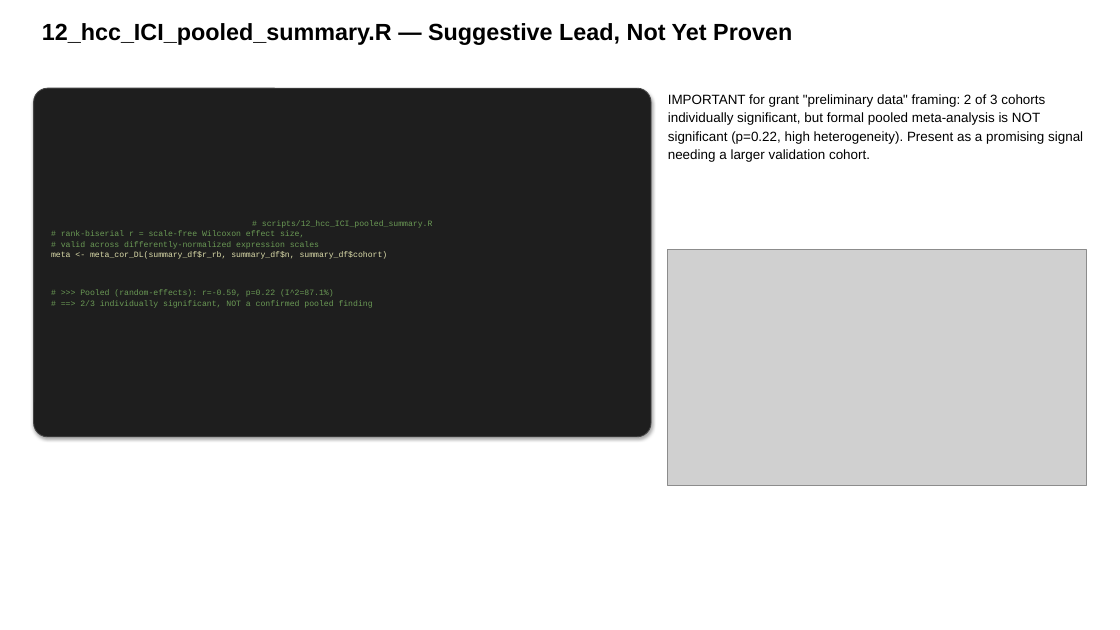
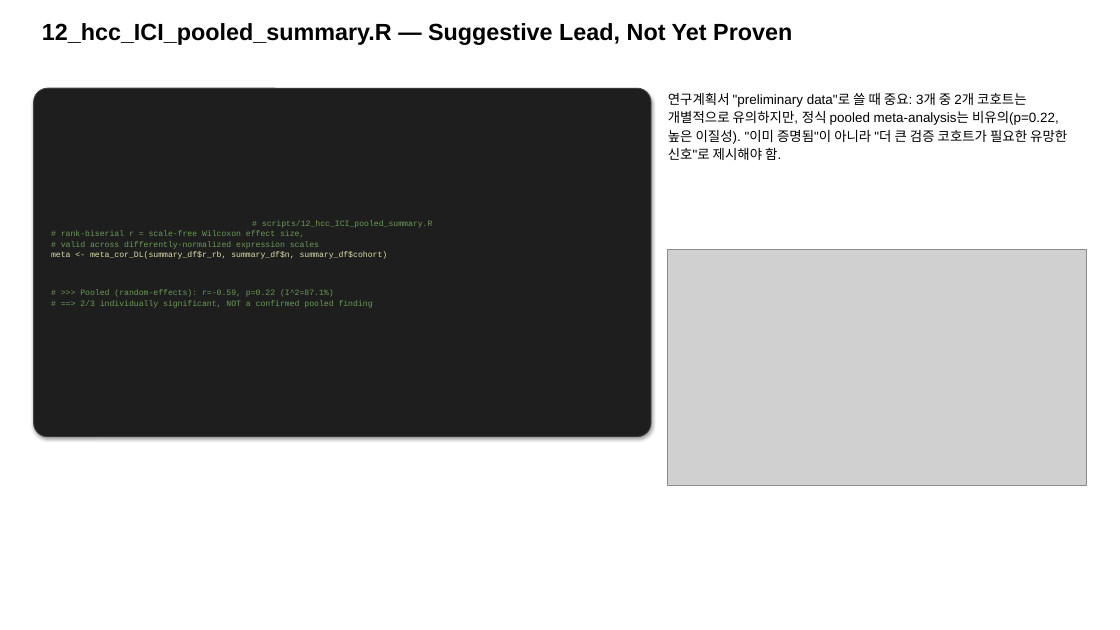
Before and after one commit to bioinform25/project2, a slide deck: slide 16 of presentation/dry_lab_summary.pptx. Drawn at 1120x630 pixels with LibreOffice and Linux fonts; fonts in the diff are those of the drawing; grey boxes stand for pictures. Boxes give left, top, right and bottom in pixels: in the first picture for what was removed or moved away, otherwise in the second. Text is boxed around its words. In the diff, an @@ line names an element or a change of style, - is before the commit and + after.

```diff
--- a/presentation/dry_lab_summary.pptx
+++ b/presentation/dry_lab_summary.pptx
@@ text at box(668, 92, 1067, 160): text changed @@
-IMPORTANT for grant "preliminary data" framing: 2 of 3 cohorts individually significant, but formal pooled meta-analysis is NOT significant (p=0.22, high heterogeneity). Present as a promising signal needing a larger validation cohort.
+연구계획서 "preliminary data"로 쓸 때 중요: 3개 중 2개 코호트는 개별적으로 유의하지만, 정식 pooled meta-analysis는 비유의(p=0.22, 높은 이질성). "이미 증명됨"이 아니라 "더 큰 검증 코호트가 필요한 유망한 신호"로 제시해야 함.
```
Also in this commit, not shown: 17 other slides changed, 1 slide added, 1 slide removed, 1 other file.
